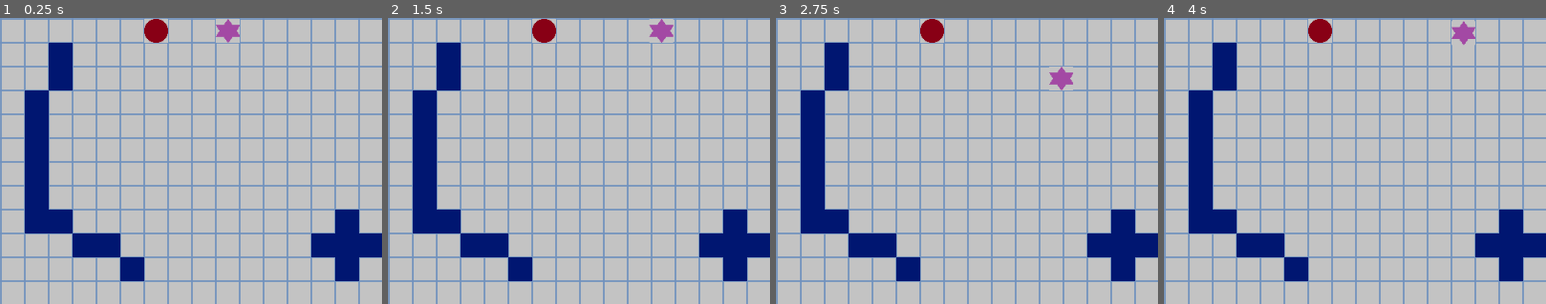
Above: before the commit, frames 1-4 (left to right).
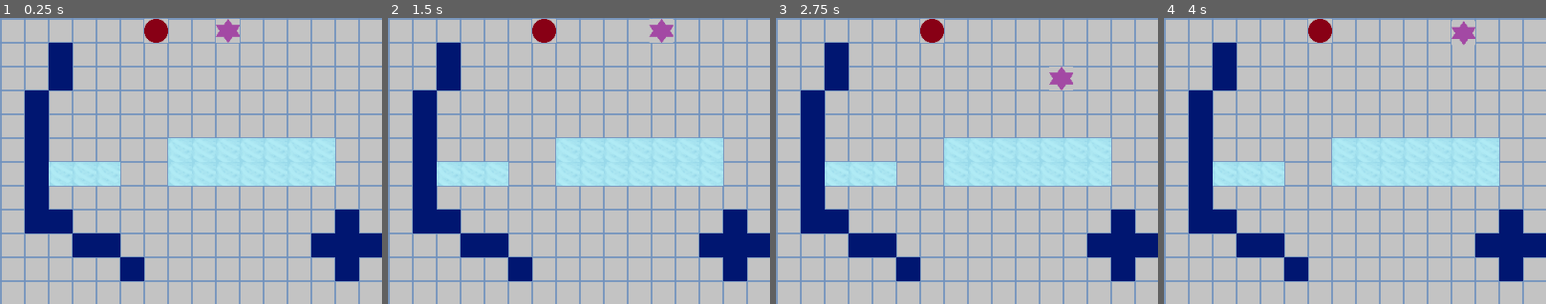
Above: after the commit, the same moments.

Repository: GabeContra/GoGodotGrowth
Game: Godot game, scene res://Main.tscn
Same seed, same stepped clock (60 frames per second), same inputs: the game is played once before the commit and once after it.
Inputs:
- Up to frame 1 (0.25 s): no input
- Up to frame 2 (1.5 s): tap Enter at 0.5 s; hold Right (ui_right) 0.53-1.28 s; tap Space at 1.25 s; hold Down (ui_down) from 1.28 s (still down)
- Up to frame 3 (2.75 s): release Down (ui_down) at 2.03 s; hold Right (ui_right) from 2.03 s (still down)
- Up to frame 4 (4 s): release Right (ui_right) at 2.78 s; hold Up (ui_up) 2.78-3.53 s; hold Left (ui_left) from 3.53 s (still down)
The pictures show only the part of the screen within x 9-59%, y 42-92%; the shares and areas given below are measured in that part.

The runs differ from the first frame. In frame 1, 8.9% of the frame differs, in the area x 12-88%, y 42-59%; in frame 2, 8.9%; in frame 3, 8.9%; in frame 4, 8.9%.

Commit message:
added ice

Diff:
--- a/Ball.tscn
+++ b/Ball.tscn
@@ -12,14 +12,11 @@
 
 [node name="Sprite" type="Sprite" parent="."]
 texture = ExtResource( 1 )
-centered = false
 
 [node name="CollisionShape2D" type="CollisionShape2D" parent="."]
-position = Vector2( 16, 16 )
 shape = SubResource( 1 )
 
 [node name="RayCast2D" type="RayCast2D" parent="."]
-position = Vector2( 16, 16 )
 enabled = true
 cast_to = Vector2( 0, 32 )
 collision_mask = 2
--- /dev/null
+++ b/Main.gd
@@ -0,0 +1,24 @@
+extends Node
+
+
+# Declare member variables here. Examples:
+# var a = 2
+# var b = "text"
+
+
+# Called when the node enters the scene tree for the first time.
+func _ready():
+	pass # Replace with function body.
+
+
+# Called every frame. 'delta' is the elapsed time since the previous frame.
+#func _process(delta):
+#	pass
+
+
+func _on_Player_moveDone(pos):
+	var tileIndex = $TileMap.get_cellv($TileMap.world_to_map(pos))
+	if tileIndex == 2:
+		$TileMap/Player.slide()
+	else:
+		$TileMap/Player.keepControl()
--- a/Main.tscn
+++ b/Main.tscn
@@ -1,14 +1,16 @@
-[gd_scene load_steps=7 format=2]
+[gd_scene load_steps=9 format=2]
 
 [ext_resource path="res://floor.png" type="Texture" id=1]
 [ext_resource path="res://Player.tscn" type="PackedScene" id=2]
 [ext_resource path="res://wall.png" type="Texture" id=3]
 [ext_resource path="res://Ball.tscn" type="PackedScene" id=4]
+[ext_resource path="res://ice.png" type="Texture" id=5]
+[ext_resource path="res://Main.gd" type="Script" id=6]
 
-[sub_resource type="ConvexPolygonShape2D" id=2]
+[sub_resource type="ConvexPolygonShape2D" id=1]
 points = PoolVector2Array( 0, 0, 32, 0, 32, 32, 0, 32 )
 
-[sub_resource type="TileSet" id=1]
+[sub_resource type="TileSet" id=2]
 0/name = "floor.png 0"
 0/texture = ExtResource( 1 )
 0/tex_offset = Vector2( 0, 0 )
@@ -33,30 +35,47 @@
 1/navigation_offset = Vector2( 0, 0 )
 1/shape_offset = Vector2( 0, 0 )
 1/shape_transform = Transform2D( 1, 0, 0, 1, 0, 0 )
-1/shape = SubResource( 2 )
+1/shape = SubResource( 1 )
 1/shape_one_way = false
 1/shape_one_way_margin = 1.0
 1/shapes = [ {
 "autotile_coord": Vector2( 0, 0 ),
 "one_way": false,
 "one_way_margin": 1.0,
-"shape": SubResource( 2 ),
+"shape": SubResource( 1 ),
 "shape_transform": Transform2D( 1, 0, 0, 1, 0, 0 )
 } ]
 1/z_index = 0
+2/name = "ice.png 2"
+2/texture = ExtResource( 5 )
+2/tex_offset = Vector2( 0, 0 )
+2/modulate = Color( 1, 1, 1, 1 )
+2/region = Rect2( 0, 0, 32, 32 )
+2/tile_mode = 0
+2/occluder_offset = Vector2( 0, 0 )
+2/navigation_offset = Vector2( 0, 0 )
+2/shape_offset = Vector2( 0, 0 )
+2/shape_transform = Transform2D( 1, 0, 0, 1, 0, 0 )
+2/shape_one_way = false
+2/shape_one_way_margin = 0.0
+2/shapes = [  ]
+2/z_index = 0
 
 [node name="Main" type="Node"]
+script = ExtResource( 6 )
 
 [node name="TileMap" type="TileMap" parent="."]
-tile_set = SubResource( 1 )
+tile_set = SubResource( 2 )
 cell_size = Vector2( 32, 32 )
 show_collision = true
 collision_layer = 2
 format = 1
-tile_data = PoolIntArray( 0, 0, 0, 1, 0, 0, 2, 0, 0, 3, 0, 0 …(6624 unchanged characters)…  0, 983048, 0, 0, 983049, 0, 0, 983050, 0, 0, 983051, 0, 0, 983052, 0, 0, 983053, 0, 0, 983054, 0, 0, 983055, 0, 0, 983056, 0, 0, 983057, 0, 0, 983058, 0, 0, 983059, 0, 0, 983060, 0, 0, 983061, 0, 0, 983062, 0, 0, 983063, 0, 0, 983064, 0, 0, 983065, 0, 0, 983066, 0, 0, 983067, 0, 0, 983068, 0, 0, 983069, 0, 0, 983070, 0, 0, 983071, 0, 0, 1048576, 1, 0, 1048577, 0, 0, 1048578, 0, 0, 1048579, 0, 0, 1048580, 1, 0, 1048581, 0, 0, 1048582, 0, 0, 1048583, 0, 0, 1048584, 0, 0, 1048585, 0, 0, 1048586, 0, 0, 1048587, 0, 0, 1048588, 0, 0, 1048589, 0, 0, 1048590, 0, 0, 1048591, 0, 0, 1048592, 0, 0, 1048593, 0, 0, 1048594, 0, 0, 10485 …(3550 unchanged characters)…
+tile_data = PoolIntArray( 0, 0, 0, 1, 0, 0, 2, 0, 0, 3, 0, 0 …(6624 unchanged characters)…  0, 983048, 0, 0, 983049, 0, 0, 983050, 2, 0, 983051, 2, 0, 983052, 2, 0, 983053, 2, 0, 983054, 2, 0, 983055, 2, 0, 983056, 2, 0, 983057, 0, 0, 983058, 0, 0, 983059, 0, 0, 983060, 0, 0, 983061, 0, 0, 983062, 0, 0, 983063, 0, 0, 983064, 0, 0, 983065, 0, 0, 983066, 0, 0, 983067, 0, 0, 983068, 0, 0, 983069, 0, 0, 983070, 0, 0, 983071, 0, 0, 1048576, 1, 0, 1048577, 0, 0, 1048578, 0, 0, 1048579, 0, 0, 1048580, 1, 0, 1048581, 2, 0, 1048582, 2, 0, 1048583, 2, 0, 1048584, 0, 0, 1048585, 0, 0, 1048586, 2, 0, 1048587, 2, 0, 1048588, 2, 0, 1048589, 2, 0, 1048590, 2, 0, 1048591, 2, 0, 1048592, 2, 0, 1048593, 0, 0, 1048594, 0, 0, 10485 …(3550 unchanged characters)…
 
 [node name="Player" parent="TileMap" instance=ExtResource( 2 )]
-position = Vector2( 384, 320 )
+position = Vector2( 400, 336 )
 
 [node name="Ball" parent="." instance=ExtResource( 4 )]
-position = Vector2( 288, 320 )
+position = Vector2( 304, 336 )
+
+[connection signal="moveDone" from="TileMap/Player" to="." method="_on_Player_moveDone"]
--- a/Player.gd
+++ b/Player.gd
@@ -4,6 +4,9 @@
 # Declare member variables here. Examples:
 # var a = 2
 # var b = "text"
+signal moveDone(pos)
+var lastDirection
+
 var tile_size = 32
 var inputs = {"right": Vector2.RIGHT,
 			"left": Vector2.LEFT,
@@ -29,6 +32,7 @@
 #func _process(delta):
 #	pass
 func move(direction):
+	lastDirection = direction
 	$RayCast2D.cast_to = direction * tile_size
 	$RayCast2D.force_raycast_update()
 	if !$RayCast2D.is_colliding():
@@ -41,13 +45,18 @@
 				$Tween.interpolate_property(self, "position", position, position + direction * tile_size, 0.5, Tween.TRANS_LINEAR)
 				$Tween.start()
 
+func keepControl():
+	if Input.is_action_pressed("ui_right"):
+		move(inputs["right"])
+	elif Input.is_action_pressed("ui_left"):
+		move(inputs["left"])
+	elif Input.is_action_pressed("ui_up"):
+		move(inputs["up"])
+	elif Input.is_action_pressed("ui_down"):
+		move(inputs["down"])
+
+func slide():
+	move(lastDirection)
 
 func _on_Tween_tween_completed(object, key):
-		if Input.is_action_pressed("ui_right"):
-			move(inputs["right"])
-		elif Input.is_action_pressed("ui_left"):
-			move(inputs["left"])
-		elif Input.is_action_pressed("ui_up"):
-			move(inputs["up"])
-		elif Input.is_action_pressed("ui_down"):
-			move(inputs["down"])
+		emit_signal("moveDone", position)
--- a/Player.tscn
+++ b/Player.tscn
@@ -4,21 +4,18 @@
 [ext_resource path="res://Player.gd" type="Script" id=2]
 
 [sub_resource type="RectangleShape2D" id=1]
-extents = Vector2( 14.9144, 14.5328 )
+extents = Vector2( 15.8924, 15.8799 )
 
 [node name="Area2D" type="Area2D"]
 script = ExtResource( 2 )
 
 [node name="Sprite" type="Sprite" parent="."]
 texture = ExtResource( 1 )
-offset = Vector2( 16, 16 )
 
 [node name="CollisionShape2D" type="CollisionShape2D" parent="."]
-position = Vector2( 16, 16 )
 shape = SubResource( 1 )
 
 [node name="RayCast2D" type="RayCast2D" parent="."]
-position = Vector2( 16, 16 )
 cast_to = Vector2( 0, 32 )
 collision_mask = 2
 collide_with_areas = true
Binary file added: ice.png
Not shown, added: ice.png.import
